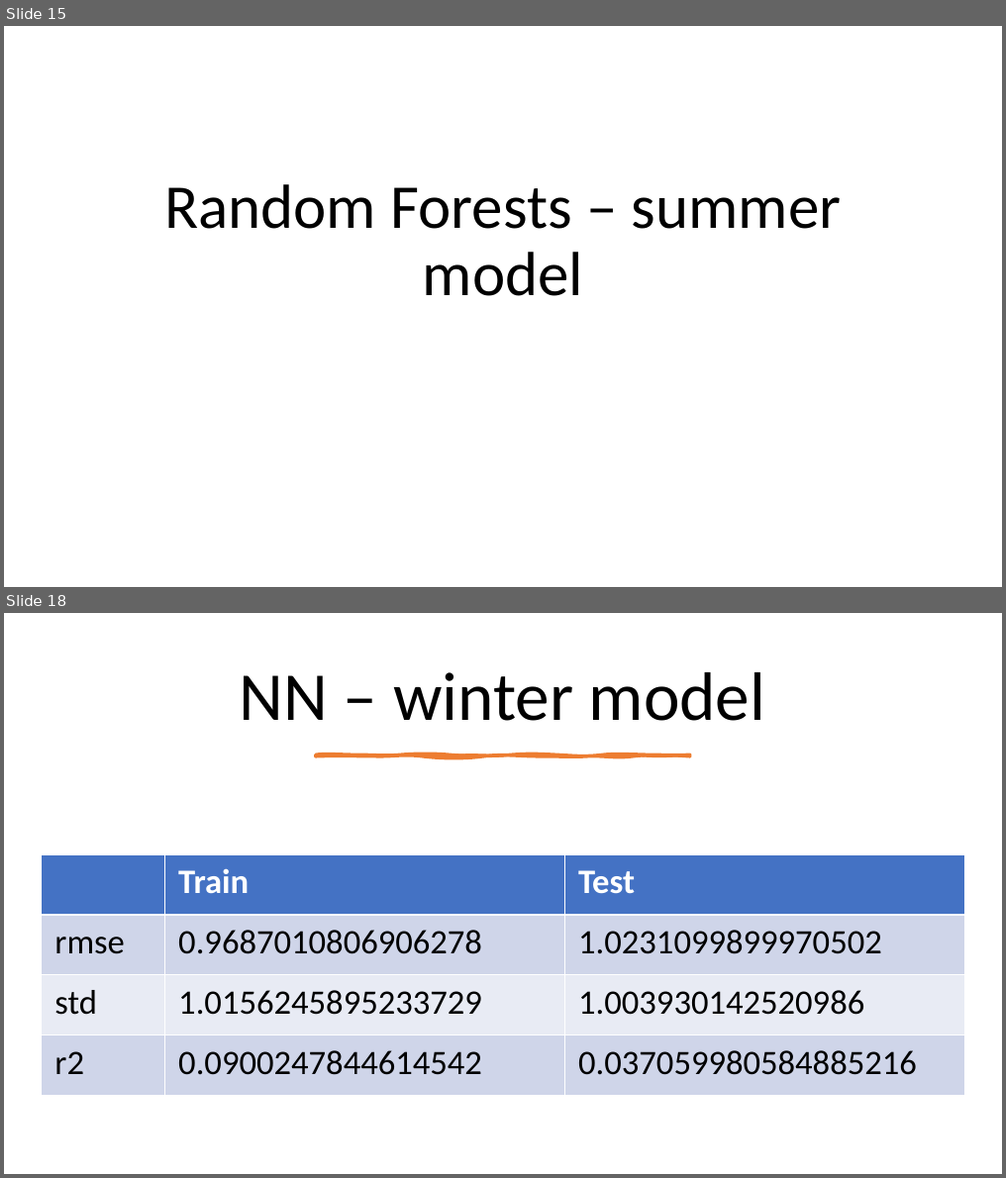
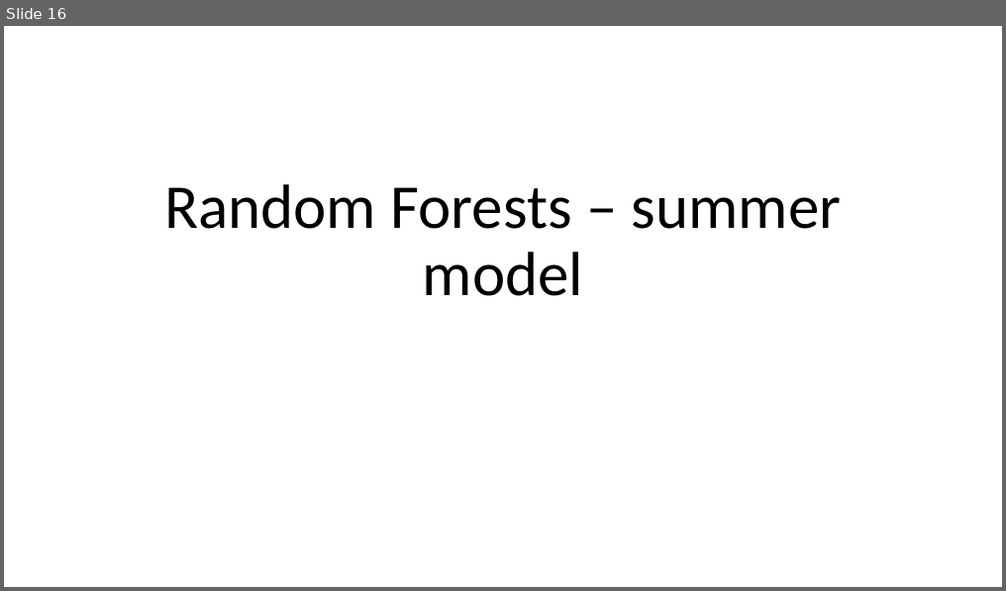
Before and after one commit to LiaCohn/clean-coasts, a slide deck: models/models.pptx. Shown one above the other, each under a label of ours: slides 15 and 18 before the commit, slide 16 after it; the slides between them are not shown. The pictures are 1006x1178 and 1006x591 pixels, drawn with LibreOffice and Linux fonts; fonts in the diff are those of the drawing. Boxes give left, top, right and bottom in pixels: in the first picture for what was removed or moved away, otherwise in the second. Text is boxed around its words. In the diff, an @@ line names an element or a change of style, - is before the commit and + after.

Commit message:
change the y. add further interpertation to tree models

```diff
--- a/models/models.pptx
+++ b/models/models.pptx
@@ slide 18 removed at (4, 613, 1002, 1174), background #FFFFFF @@
@@ title removed at (240, 672, 765, 721) @@
-NN – winter model
@@ freeform shape removed at (316, 756, 690, 757) @@
@@ table removed at (42, 855, 964, 1096), 4 rows, 3 columns @@
- | Train | Test
-rmse | 0.9687010806906278 | 1.0231099899970502
-std | 1.0156245895233729 | 1.003930142520986
-r2 | 0.0900247844614542 | 0.037059980584885216
@@ what was slide 15 is now slide 16 @@
```
Also in this commit, not shown: 10 slides changed, 2 slides added, 1 other slide removed, 6 other files.
